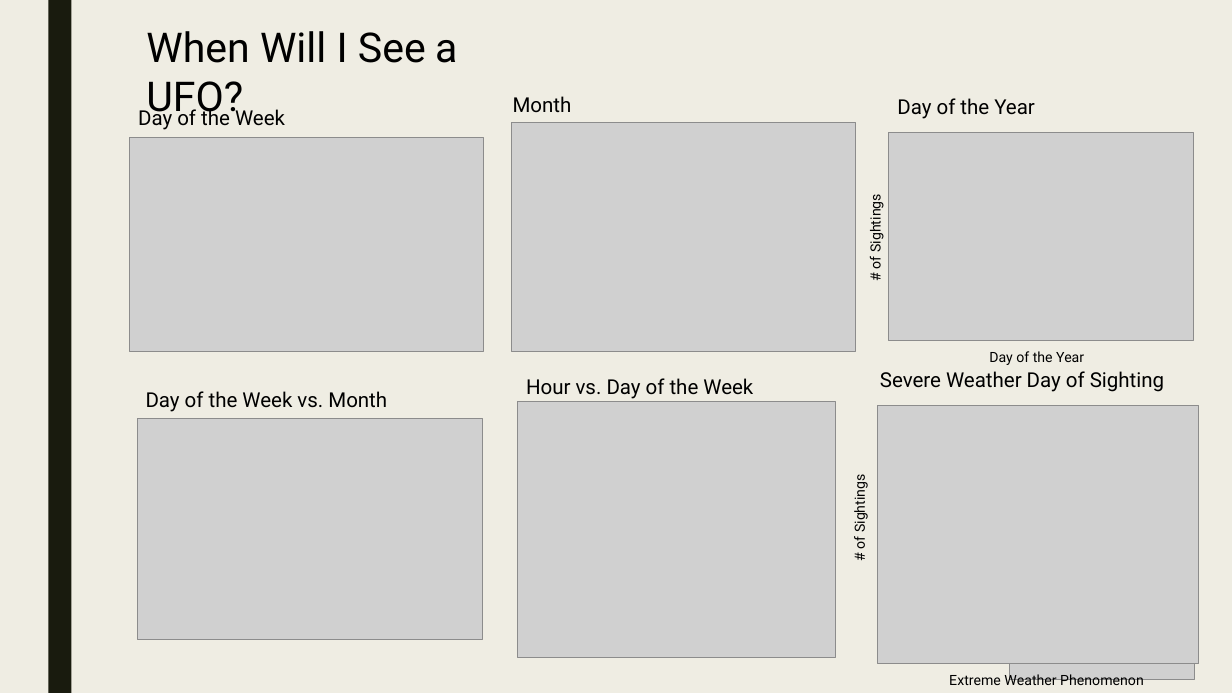
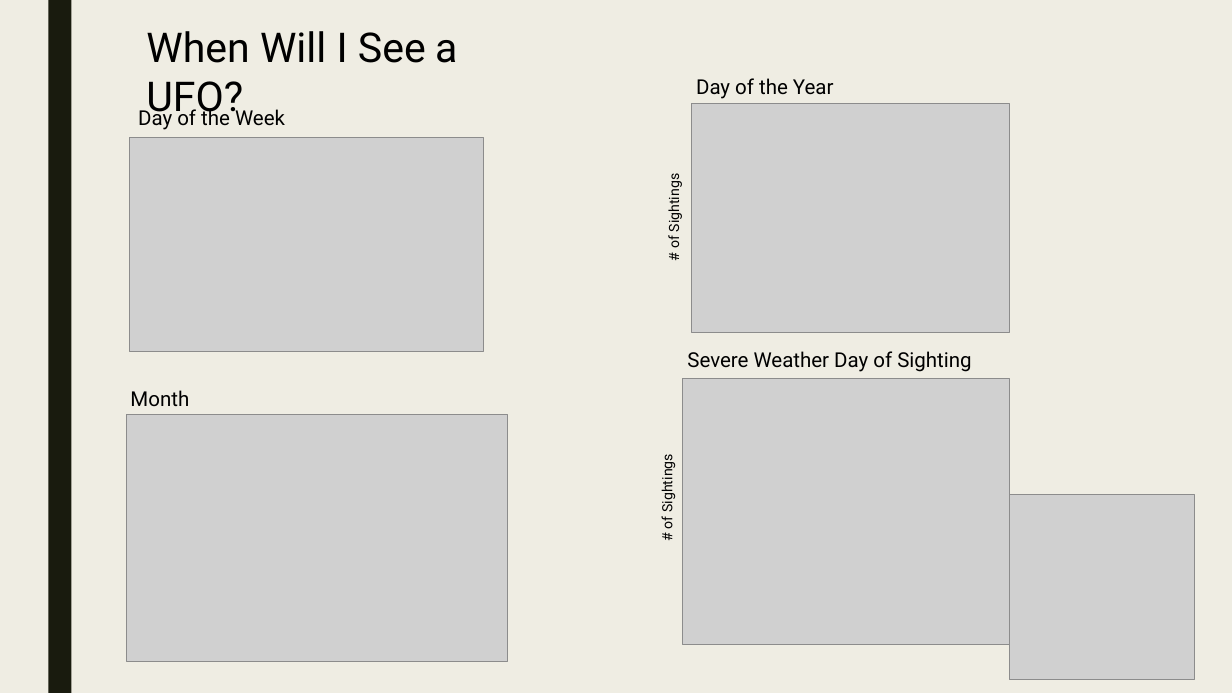
Before and after one commit to Preetikasri/UFO-Sightings-Analysis, a slide deck: slide 8 of ufo_presentation_v3.pptx. Drawn at 1232x693 pixels with LibreOffice and Linux fonts; fonts in the diff are those of the drawing; grey boxes stand for pictures. Boxes give left, top, right and bottom in pixels: in the first picture for what was removed or moved away, otherwise in the second. Text is boxed around its words. In the diff, an @@ line names an element or a change of style, - is before the commit and + after.

Commit message:
updated deck

```diff
--- a/ufo_presentation_v3.pptx
+++ b/ufo_presentation_v3.pptx
@@ text "# of Sightings" moved from (x1=866, y1=199, x2=885, y2=269) to (x1=664, y1=181, x2=683, y2=248) @@
@@ text "Day of the Year" moved from (x1=897, y1=98, x2=1035, y2=119) to (x1=696, y1=78, x2=834, y2=99) @@
@@ picture added at (x1=691, y1=104, x2=1009, y2=333) @@
@@ picture removed at (x1=511, y1=122, x2=856, y2=351) @@
@@ picture removed at (x1=888, y1=132, x2=1193, y2=340) @@
@@ text "Severe Weather Day of Sighting" moved from (x1=880, y1=371, x2=1164, y2=392) to (x1=687, y1=351, x2=971, y2=372) @@
@@ text removed at (x1=989, y1=351, x2=1084, y2=365) @@
-Day of the Year
@@ text "Month" moved from (x1=513, y1=96, x2=572, y2=112) to (x1=130, y1=390, x2=189, y2=406) @@
@@ text removed at (x1=526, y1=378, x2=753, y2=399) @@
-Hour vs. Day of the Week
@@ text "# of Sightings" moved from (x1=850, y1=479, x2=869, y2=549) to (x1=658, y1=459, x2=677, y2=529) @@
@@ picture added at (x1=683, y1=379, x2=1009, y2=645) @@
@@ picture resized from (x1=138, y1=419, x2=483, y2=640) to (x1=127, y1=415, x2=507, y2=662) @@
@@ text removed at (x1=146, y1=391, x2=387, y2=412) @@
-Day of the Week vs. Month
@@ picture removed at (x1=518, y1=402, x2=836, y2=657) @@
@@ picture removed at (x1=878, y1=406, x2=1200, y2=665) @@
@@ text removed at (x1=949, y1=672, x2=1144, y2=685) @@
-Extreme Weather Phenomenon
```
Also in this commit, not shown: 10 other slides changed, 5 slides added.
